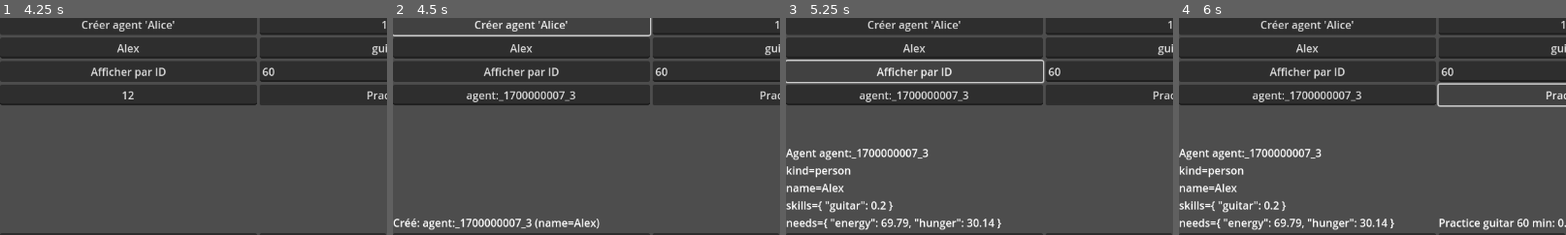
Above: before the commit, frames 1-4 (left to right).
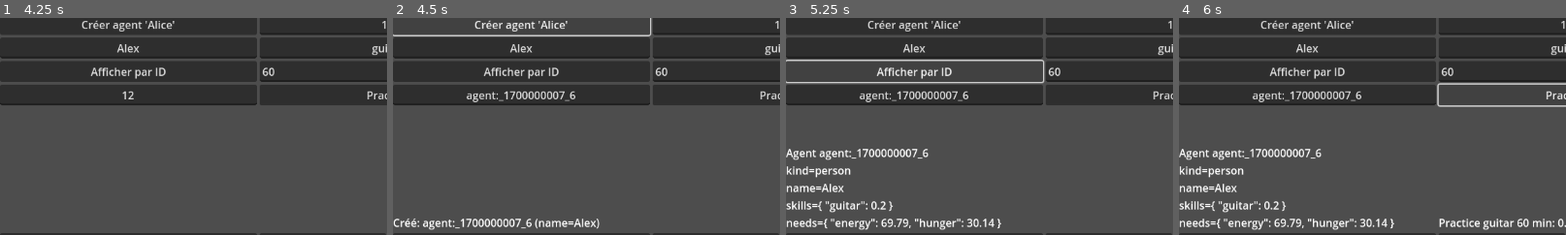
Above: after the commit, the same moments.

Repository: Naeta2/city-of-sound_GD4.5_team
Game: Godot game, scene res://scenes/Main.tscn
Two runs of this game, one before a commit and one after it. Both use one fixed random seed, a clock stepped at 60 frames per second and the inputs below.
Inputs (mouse positions are % of the whole screen's width and height, from its top left):
- Up to frame 1 (4.25 s): click (17, 8) at 0.52 s; type "Alex" at 0.6 s; click (17, 19) at 0.75 s; type "12" at 0.83 s; click (50, 2) at 0.98 s; type "12" at 1.07 s; click (83, 7) at 1.27 s; type "12" at 1.35 s; click (17, 53) at 1.5 s; type "12" at 1.58 s; click "Plan Practice" at 2 s; click "Plan Gig" at 2.75 s; click "Load" at 3.5 s
- Up to frame 2 (4.5 s): click "Créer agent 'Alice'" at 4.25 s
- Up to frame 3 (5.25 s): click "Afficher par ID" at 5 s
- Up to frame 4 (6 s): click "Practice" at 5.75 s
The pictures show only the part of the screen within x 0-50%, y 1-51%; the shares and areas given below are measured in that part.

Frame 1 is identical in both runs. In frame 2, less than 0.1% of the frame differs, in the area x 34-48%, y 33-97%; in frame 3, less than 0.1%, in the area x 35-48%, y 33-65%; in frame 4, less than 0.1%.
Error before the commit: Invalid call. Nonexistent function 'list_ids' in base 'Node (PlaceRepo.gd)'. (res://scripts/util/world_seed.gd:4)
Error after the commit: Invalid access to property or key 'meta' on a base object of type 'Dictionary'. (res://scenes/ui/debug/scheduler_panel.gd:67)

Commit message:
typos&stuff

Diff:
--- a/autoload/AgentRepo.gd
+++ b/autoload/AgentRepo.gd
@@ -1,7 +1,7 @@
 extends Node
 
 signal agent_created(agent_id: StringName)
-signal agent_changed(agenti_id: StringName)
+signal agent_changed(agent_id: StringName)
 
 var _agents: Dictionary = {}
 
--- a/autoload/NeedsService.gd
+++ b/autoload/NeedsService.gd
@@ -34,7 +34,7 @@
 	var nv := clampf(v + delta, 0.0, 100)
 	if nv != v:
 		AgentRepo.set_ag_need(agent_id, need, nv)
-		emit_signal("need_changed", agent_id, nv)
+		emit_signal("need_changed", agent_id, need, nv)
 
 func eat(agent_id:StringName, amount:float = EAT_GAIN) -> void:
 	var v := AgentRepo.get_ag_need(agent_id, &"hunger")
@@ -62,7 +62,7 @@
 
 	if hunger >= HURT_HUNGER or energy <= HURT_ENERGY:
 		nxt = &"hurt"
-	if hunger < RECOVER_HUNGER or energy > RECOVER_ENERGY:
+	elif hunger < RECOVER_HUNGER or energy > RECOVER_ENERGY:
 		nxt = &"healthy"
 
 	if nxt != cur:
--- a/autoload/PlaceRepo.gd
+++ b/autoload/PlaceRepo.gd
@@ -34,7 +34,6 @@
 			meta["pos"] = Vector2(float(arr[0]), float(arr[1]))
 		p["meta"] = meta
 		_places[p["id"]] = p
-		emit_signal("place_changed", p["id"])
 
 
 # -- api
@@ -68,7 +67,7 @@
 	_places.erase(place_id)
 	emit_signal("place_removed", place_id)
 
-func list_id(p_type: StringName = StringName()) -> Array[StringName]:
+func list_ids(p_type: StringName = StringName()) -> Array[StringName]:
 	var out: Array[StringName] = []
 	for id in _places.keys():
 		if p_type == StringName() or _places[id]["type"] == p_type:
--- a/autoload/RelationService.gd
+++ b/autoload/RelationService.gd
@@ -24,7 +24,7 @@
 	"awareness": 0.2
 }
 
-const KNOWS_THRESHOLDS := 5.0
+const KNOWS_THRESHOLD := 5.0
 
 #storage: key = "A|B" -> {trust:float,liking:float.......}
 var _edges: Dictionary = {}
@@ -86,7 +86,7 @@
 #helpers
 
 func knows(a: StringName, b: StringName) -> bool:
-	return get_val(a, b, "awareness") >= KNOWS_THRESHOLDS
+	return get_val(a, b, "awareness") >= KNOWS_THRESHOLD
 
 #meeting/direct interaction. Call in mirror to symetrize
 func meet(a: StringName, b: StringName, liking_seed: float = 0.0, trust_seed: float = 0.0) -> void:
--- a/autoload/SaveService.gd
+++ b/autoload/SaveService.gd
@@ -30,16 +30,19 @@
 func load(path: String = DEFAULT_PATH) -> bool:
 	if not FileAccess.file_exists(path):
 		push_warning("No save file at " + path)
+		emit_signal("load_done", path, false)
 		return false
 	var f := FileAccess.open(path, FileAccess.READ)
 	if f == null:
 		push_error("Load failed: cannot open " + path)
+		emit_signal("load_done", path, false)
 		return false
 	var txt := f.get_as_text()
 	f.close()
 	var parsed = JSON.parse_string(txt)
 	if typeof(parsed) != TYPE_DICTIONARY:
 		push_error("Load failed: invalid JSON")
+		emit_signal("load_done", path, false)
 		return false
 	var schema := int(parsed.get("schema", 0))
 	if schema != SAVE_SCHEMA:
--- a/autoload/Scheduler.gd
+++ b/autoload/Scheduler.gd
@@ -34,8 +34,8 @@
 		var pay = e.get("payload", {})
 		if typeof(pay) == TYPE_DICTIONARY:
 			if pay.has("place_id"): pay["place_id"] = StringName(pay["place_id"])
-			if pay.has("venue_account_id"): pay["venue_account_id"] = StringName(pay["venue_account_id"])
-			if pay.has("player_account_id"): pay["player_account_id"] = StringName(pay["player_account_id"])
+			if pay.has("from_agent_account_id"): pay["from_agent_account_id"] = StringName(pay["from_agent_account_id"])
+			if pay.has("to_agent_account_id"): pay["to_agent_account_id"] = StringName(pay["to_agent_account_id"])
 			e["payload"] = pay
 		_events.append(_sanitize_event(e))
 	_events.sort_custom(func(a,b): return int(a["start"]) < int(b["start"]))
@@ -51,15 +51,15 @@
 				var pay = e.get("payload", {})
 				if typeof(pay) == TYPE_DICTIONARY:
 					if pay.has("place_id"):          pay["place_id"]          = StringName(pay["place_id"])
-					if pay.has("venue_account_id"):  pay["venue_account_id"]  = StringName(pay["venue_account_id"])
-					if pay.has("player_account_id"): pay["player_account_id"] = StringName(pay["player_account_id"])
+					if pay.has("from_agent_account_id"):  pay["from_agent_account_id"]  = StringName(pay["from_agent_account_id"])
+					if pay.has("to_agent_account_id"): pay["to_agent_account_id"] = StringName(pay["to_agent_account_id"])
 					e["payload"] = pay
 				hist.append(_sanitize_event(e))
 		_history = hist
 
 func schedule(ev:Dictionary) -> void:
 	_events.append(_with_defaults(_sanitize_event(ev)))
-	_events.sort_custom(func(a,b): return a.start < b.start)
+	_events.sort_custom(func(a,b): return int(a.get("start", 0)) < int(b.get("start", 0)))
 	emit_signal("events_changed")
 
 func _on_minute(now:int) -> void:
@@ -93,7 +93,7 @@
 	if bool(ev.get("requires_presence", false)):
 		var place_id: StringName = ev.get("payload", {}).get("place_id", StringName())
 		var status: StringName = StringName(ev.get("status", &"scheduled"))
-		if place_id == StringName() or status == "missed":
+		if place_id == StringName() or status == &"missed":
 			return false
 		return PresenceService.is_at(ev["owner_id"], place_id)
 	return true
@@ -216,7 +216,7 @@
 	if from_acct == StringName():
 		var p := PlaceRepo.get_place(place_id)
 		var meta = p.get("meta", {})
-		if meta.has("accound_id"):
+		if meta.has("account_id"):
 			from_acct = StringName(meta["account_id"])
 	if to_acct == StringName():
 		var ag := AgentRepo.ag_get(owner_id)
